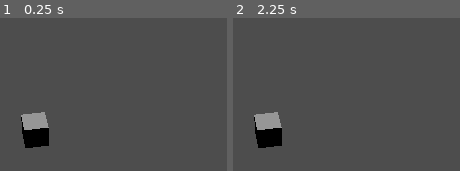
Above: before the commit, frames 1-2 (left to right).
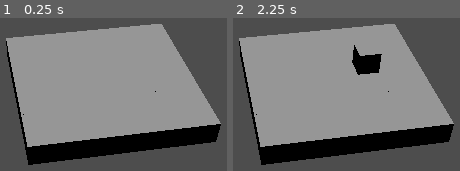
Above: after the commit, the same moments.

Repository: NoLivesRemaining/Sheep-Sling
Game: Godot game, scene res://Scenes/game.tscn
Same seed, same stepped clock (60 frames per second), same inputs: the game is played once before the commit and once after it.
Inputs (mouse positions are in pixels of both pictures, inside the frame that each line leads up to):
- Up to frame 1 (0.25 s): no input
- Up to frame 2 (2.25 s): tap Enter at 0.5, 2 s; move the mouse to (outside the picture) at 0.52 s; click (outside the picture) at 0.67 s; tap Space at 1.25 s; move the mouse to (outside the picture) at 1.27 s; click (outside the picture) at 1.42 s; move the mouse to (371, 66) at 2.02 s; click (371, 66) at 2.17 s

The runs differ from the first frame. In frame 1, 64% of the frame differs, in the area x 2-98%, y 3-97%; in frame 2, 64%.

Commit message:
Added basic randomised navigation for sheep

Diff:
--- a/Bouncy World/Scenes/game.tscn
+++ b/Bouncy World/Scenes/game.tscn
@@ -1,6 +1,12 @@
-[gd_scene load_steps=2 format=3 uid="uid://bo3ye33dg27kd"]
+[gd_scene load_steps=3 format=3 uid="uid://bo3ye33dg27kd"]
 
 [ext_resource type="PackedScene" uid="uid://dtu0r5vfh2cgj" path="res://Scenes/tile.tscn" id="1_sn8an"]
+
+[sub_resource type="NavigationMesh" id="NavigationMesh_8kohq"]
+vertices = PackedVector3Array(-6, 0.7, 1, -6, 0.7, 8, 1, 0.7, 8, 1, 0.7, 1)
+polygons = [PackedInt32Array(3, 2, 0), PackedInt32Array(0, 2, 1)]
+cell_height = 0.1
+agent_max_climb = 0.1
 
 [node name="Game" type="Node3D"]
 
@@ -13,5 +19,197 @@
 
 [node name="Tiles" type="Node" parent="."]
 
-[node name="Tile" parent="Tiles" instance=ExtResource("1_sn8an")]
+[node name="NavigationRegion3D" type="NavigationRegion3D" parent="Tiles"]
+navigation_mesh = SubResource("NavigationMesh_8kohq")
+
+[node name="Tile" parent="Tiles/NavigationRegion3D" instance=ExtResource("1_sn8an")]
 transform = Transform3D(1, 0, 0, 0, 1, 0, 0, 0, 1, 0, 0, 8)
+
+[node name="Tile2" parent="Tiles/NavigationRegion3D" instance=ExtResource("1_sn8an")]
+transform = Transform3D(1, 0, 0, 0, 1, 0, 0, 0, 1, 0, 0, 7)
+
+[node name="Tile3" parent="Tiles/NavigationRegion3D" instance=ExtResource("1_sn8an")]
+transform = Transform3D(1, 0, 0, 0, 1, 0, 0, 0, 1, 1, 0, 8)
+
+[node name="Tile4" parent="Tiles/NavigationRegion3D" instance=ExtResource("1_sn8an")]
+transform = Transform3D(1, 0, 0, 0, 1, 0, 0, 0, 1, 1, 0, 7)
+
+[node name="Tile5" parent="Tiles/NavigationRegion3D" instance=ExtResource("1_sn8an")]
+transform = Transform3D(1, 0, 0, 0, 1, 0, 0, 0, 1, 0, 0, 6)
+
+[node name="Tile6" parent="Tiles/NavigationRegion3D" instance=ExtResource("1_sn8an")]
+transform = Transform3D(1, 0, 0, 0, 1, 0, 0, 0, 1, 0, 0, 5)
+
+[node name="Tile7" parent="Tiles/NavigationRegion3D" instance=ExtResource("1_sn8an")]
+transform = Transform3D(1, 0, 0, 0, 1, 0, 0, 0, 1, 1, 0, 6)
+
+[node name="Tile8" parent="Tiles/NavigationRegion3D" instance=ExtResource("1_sn8an")]
+transform = Transform3D(1, 0, 0, 0, 1, 0, 0, 0, 1, 1, 0, 5)
+
+[node name="Tile9" parent="Tiles/NavigationRegion3D" instance=ExtResource("1_sn8an")]
+transform = Transform3D(1, 0, 0, 0, 1, 0, 0, 0, 1, -2, 0, 8)
+
+[node name="Tile10" parent="Tiles/NavigationRegion3D" instance=ExtResource("1_sn8an")]
+transform = Transform3D(1, 0, 0, 0, 1, 0, 0, 0, 1, -2, 0, 7)
+
+[node name="Tile11" parent="Tiles/NavigationRegion3D" instance=ExtResource("1_sn8an")]
+transform = Transform3D(1, 0, 0, 0, 1, 0, 0, 0, 1, -1, 0, 8)
+
+[node name="Tile12" parent="Tiles/NavigationRegion3D" instance=ExtResource("1_sn8an")]
+transform = Transform3D(1, 0, 0, 0, 1, 0, 0, 0, 1, -1, 0, 7)
+
+[node name="Tile13" parent="Tiles/NavigationRegion3D" instance=ExtResource("1_sn8an")]
+transform = Transform3D(1, 0, 0, 0, 1, 0, 0, 0, 1, -2, 0, 6)
+
+[node name="Tile14" parent="Tiles/NavigationRegion3D" instance=ExtResource("1_sn8an")]
+transform = Transform3D(1, 0, 0, 0, 1, 0, 0, 0, 1, -2, 0, 5)
+
+[node name="Tile15" parent="Tiles/NavigationRegion3D" instance=ExtResource("1_sn8an")]
+transform = Transform3D(1, 0, 0, 0, 1, 0, 0, 0, 1, -1, 0, 6)
+
+[node name="Tile16" parent="Tiles/NavigationRegion3D" instance=ExtResource("1_sn8an")]
+transform = Transform3D(1, 0, 0, 0, 1, 0, 0, 0, 1, -1, 0, 5)
+
+[node name="Tile17" parent="Tiles/NavigationRegion3D" instance=ExtResource("1_sn8an")]
+transform = Transform3D(1, 0, 0, 0, 1, 0, 0, 0, 1, 0, 0, 4)
+
+[node name="Tile18" parent="Tiles/NavigationRegion3D" instance=ExtResource("1_sn8an")]
+transform = Transform3D(1, 0, 0, 0, 1, 0, 0, 0, 1, 0, 0, 3)
+
+[node name="Tile19" parent="Tiles/NavigationRegion3D" instance=ExtResource("1_sn8an")]
+transform = Transform3D(1, 0, 0, 0, 1, 0, 0, 0, 1, 1, 0, 4)
+
+[node name="Tile20" parent="Tiles/NavigationRegion3D" instance=ExtResource("1_sn8an")]
+transform = Transform3D(1, 0, 0, 0, 1, 0, 0, 0, 1, 1, 0, 3)
+
+[node name="Tile21" parent="Tiles/NavigationRegion3D" instance=ExtResource("1_sn8an")]
+transform = Transform3D(1, 0, 0, 0, 1, 0, 0, 0, 1, 0, 0, 2)
+
+[node name="Tile22" parent="Tiles/NavigationRegion3D" instance=ExtResource("1_sn8an")]
+transform = Transform3D(1, 0, 0, 0, 1, 0, 0, 0, 1, 0, 0, 1)
+
+[node name="Tile23" parent="Tiles/NavigationRegion3D" instance=ExtResource("1_sn8an")]
+transform = Transform3D(1, 0, 0, 0, 1, 0, 0, 0, 1, 1, 0, 2)
+
+[node name="Tile24" parent="Tiles/NavigationRegion3D" instance=ExtResource("1_sn8an")]
+transform = Transform3D(1, 0, 0, 0, 1, 0, 0, 0, 1, 1, 0, 1)
+
+[node name="Tile25" parent="Tiles/NavigationRegion3D" instance=ExtResource("1_sn8an")]
+transform = Transform3D(1, 0, 0, 0, 1, 0, 0, 0, 1, -2, 0, 4)
+
+[node name="Tile26" parent="Tiles/NavigationRegion3D" instance=ExtResource("1_sn8an")]
+transform = Transform3D(1, 0, 0, 0, 1, 0, 0, 0, 1, -2, 0, 3)
+
+[node name="Tile27" parent="Tiles/NavigationRegion3D" instance=ExtResource("1_sn8an")]
+transform = Transform3D(1, 0, 0, 0, 1, 0, 0, 0, 1, -1, 0, 4)
+
+[node name="Tile28" parent="Tiles/NavigationRegion3D" instance=ExtResource("1_sn8an")]
+transform = Transform3D(1, 0, 0, 0, 1, 0, 0, 0, 1, -1, 0, 3)
+
+[node name="Tile29" parent="Tiles/NavigationRegion3D" instance=ExtResource("1_sn8an")]
+transform = Transform3D(1, 0, 0, 0, 1, 0, 0, 0, 1, -2, 0, 2)
+
+[node name="Tile30" parent="Tiles/NavigationRegion3D" instance=ExtResource("1_sn8an")]
+transform = Transform3D(1, 0, 0, 0, 1, 0, 0, 0, 1, -2, 0, 1)
+
+[node name="Tile31" parent="Tiles/NavigationRegion3D" instance=ExtResource("1_sn8an")]
+transform = Transform3D(1, 0, 0, 0, 1, 0, 0, 0, 1, -1, 0, 2)
+
+[node name="Tile32" parent="Tiles/NavigationRegion3D" instance=ExtResource("1_sn8an")]
+transform = Transform3D(1, 0, 0, 0, 1, 0, 0, 0, 1, -1, 0, 1)
+
+[node name="Tile33" parent="Tiles/NavigationRegion3D" instance=ExtResource("1_sn8an")]
+transform = Transform3D(1, 0, 0, 0, 1, 0, 0, 0, 1, -4, 0, 8)
+
+[node name="Tile34" parent="Tiles/NavigationRegion3D" instance=ExtResource("1_sn8an")]
+transform = Transform3D(1, 0, 0, 0, 1, 0, 0, 0, 1, -4, 0, 7)
+
+[node name="Tile35" parent="Tiles/NavigationRegion3D" instance=ExtResource("1_sn8an")]
+transform = Transform3D(1, 0, 0, 0, 1, 0, 0, 0, 1, -3, 0, 8)
+
+[node name="Tile36" parent="Tiles/NavigationRegion3D" instance=ExtResource("1_sn8an")]
+transform = Transform3D(1, 0, 0, 0, 1, 0, 0, 0, 1, -3, 0, 7)
+
+[node name="Tile37" parent="Tiles/NavigationRegion3D" instance=ExtResource("1_sn8an")]
+transform = Transform3D(1, 0, 0, 0, 1, 0, 0, 0, 1, -4, 0, 6)
+
+[node name="Tile38" parent="Tiles/NavigationRegion3D" instance=ExtResource("1_sn8an")]
+transform = Transform3D(1, 0, 0, 0, 1, 0, 0, 0, 1, -4, 0, 5)
+
+[node name="Tile39" parent="Tiles/NavigationRegion3D" instance=ExtResource("1_sn8an")]
+transform = Transform3D(1, 0, 0, 0, 1, 0, 0, 0, 1, -3, 0, 6)
+
+[node name="Tile40" parent="Tiles/NavigationRegion3D" instance=ExtResource("1_sn8an")]
+transform = Transform3D(1, 0, 0, 0, 1, 0, 0, 0, 1, -3, 0, 5)
+
+[node name="Tile41" parent="Tiles/NavigationRegion3D" instance=ExtResource("1_sn8an")]
+transform = Transform3D(1, 0, 0, 0, 1, 0, 0, 0, 1, -6, 0, 8)
+
+[node name="Tile42" parent="Tiles/NavigationRegion3D" instance=ExtResource("1_sn8an")]
+transform = Transform3D(1, 0, 0, 0, 1, 0, 0, 0, 1, -6, 0, 7)
+
+[node name="Tile43" parent="Tiles/NavigationRegion3D" instance=ExtResource("1_sn8an")]
+transform = Transform3D(1, 0, 0, 0, 1, 0, 0, 0, 1, -5, 0, 8)
+
+[node name="Tile44" parent="Tiles/NavigationRegion3D" instance=ExtResource("1_sn8an")]
+transform = Transform3D(1, 0, 0, 0, 1, 0, 0, 0, 1, -5, 0, 7)
+
+[node name="Tile45" parent="Tiles/NavigationRegion3D" instance=ExtResource("1_sn8an")]
+transform = Transform3D(1, 0, 0, 0, 1, 0, 0, 0, 1, -6, 0, 6)
+
+[node name="Tile46" parent="Tiles/NavigationRegion3D" instance=ExtResource("1_sn8an")]
+transform = Transform3D(1, 0, 0, 0, 1, 0, 0, 0, 1, -6, 0, 5)
+
+[node name="Tile47" parent="Tiles/NavigationRegion3D" instance=ExtResource("1_sn8an")]
+transform = Transform3D(1, 0, 0, 0, 1, 0, 0, 0, 1, -5, 0, 6)
+
+[node name="Tile48" parent="Tiles/NavigationRegion3D" instance=ExtResource("1_sn8an")]
+transform = Transform3D(1, 0, 0, 0, 1, 0, 0, 0, 1, -5, 0, 5)
+
+[node name="Tile49" parent="Tiles/NavigationRegion3D" instance=ExtResource("1_sn8an")]
+transform = Transform3D(1, 0, 0, 0, 1, 0, 0, 0, 1, -4, 0, 4)
+
+[node name="Tile50" parent="Tiles/NavigationRegion3D" instance=ExtResource("1_sn8an")]
+transform = Transform3D(1, 0, 0, 0, 1, 0, 0, 0, 1, -4, 0, 3)
+
+[node name="Tile51" parent="Tiles/NavigationRegion3D" instance=ExtResource("1_sn8an")]
+transform = Transform3D(1, 0, 0, 0, 1, 0, 0, 0, 1, -3, 0, 4)
+
+[node name="Tile52" parent="Tiles/NavigationRegion3D" instance=ExtResource("1_sn8an")]
+transform = Transform3D(1, 0, 0, 0, 1, 0, 0, 0, 1, -3, 0, 3)
+
+[node name="Tile53" parent="Tiles/NavigationRegion3D" instance=ExtResource("1_sn8an")]
+transform = Transform3D(1, 0, 0, 0, 1, 0, 0, 0, 1, -4, 0, 2)
+
+[node name="Tile54" parent="Tiles/NavigationRegion3D" instance=ExtResource("1_sn8an")]
+transform = Transform3D(1, 0, 0, 0, 1, 0, 0, 0, 1, -4, 0, 1)
+
+[node name="Tile55" parent="Tiles/NavigationRegion3D" instance=ExtResource("1_sn8an")]
+transform = Transform3D(1, 0, 0, 0, 1, 0, 0, 0, 1, -3, 0, 2)
+
+[node name="Tile56" parent="Tiles/NavigationRegion3D" instance=ExtResource("1_sn8an")]
+transform = Transform3D(1, 0, 0, 0, 1, 0, 0, 0, 1, -3, 0, 1)
+
+[node name="Tile57" parent="Tiles/NavigationRegion3D" instance=ExtResource("1_sn8an")]
+transform = Transform3D(1, 0, 0, 0, 1, 0, 0, 0, 1, -6, 0, 4)
+
+[node name="Tile58" parent="Tiles/NavigationRegion3D" instance=ExtResource("1_sn8an")]
+transform = Transform3D(1, 0, 0, 0, 1, 0, 0, 0, 1, -6, 0, 3)
+
+[node name="Tile59" parent="Tiles/NavigationRegion3D" instance=ExtResource("1_sn8an")]
+transform = Transform3D(1, 0, 0, 0, 1, 0, 0, 0, 1, -5, 0, 4)
+
+[node name="Tile60" parent="Tiles/NavigationRegion3D" instance=ExtResource("1_sn8an")]
+transform = Transform3D(1, 0, 0, 0, 1, 0, 0, 0, 1, -5, 0, 3)
+
+[node name="Tile61" parent="Tiles/NavigationRegion3D" instance=ExtResource("1_sn8an")]
+transform = Transform3D(1, 0, 0, 0, 1, 0, 0, 0, 1, -6, 0, 2)
+
+[node name="Tile62" parent="Tiles/NavigationRegion3D" instance=ExtResource("1_sn8an")]
+transform = Transform3D(1, 0, 0, 0, 1, 0, 0, 0, 1, -6, 0, 1)
+
+[node name="Tile63" parent="Tiles/NavigationRegion3D" instance=ExtResource("1_sn8an")]
+transform = Transform3D(1, 0, 0, 0, 1, 0, 0, 0, 1, -5, 0, 2)
+
+[node name="Tile64" parent="Tiles/NavigationRegion3D" instance=ExtResource("1_sn8an")]
+transform = Transform3D(1, 0, 0, 0, 1, 0, 0, 0, 1, -5, 0, 1)
--- a/Bouncy World/Scenes/sheep.tscn
+++ b/Bouncy World/Scenes/sheep.tscn
@@ -1,15 +1,25 @@
-[gd_scene load_steps=3 format=3 uid="uid://bd61do5fi5nl5"]
+[gd_scene load_steps=5 format=3 uid="uid://bd61do5fi5nl5"]
 
 [ext_resource type="Script" path="res://Scenes/sheepMovement.gd" id="1_gm2r2"]
 
-[sub_resource type="SphereShape3D" id="SphereShape3D_vkmqv"]
+[sub_resource type="StandardMaterial3D" id="StandardMaterial3D_vxaql"]
+albedo_color = Color(0.301961, 1, 1, 1)
 
-[node name="Sheep" type="Node3D"]
+[sub_resource type="CapsuleMesh" id="CapsuleMesh_rkh5m"]
+material = SubResource("StandardMaterial3D_vxaql")
+height = 1.1
+
+[sub_resource type="CapsuleShape3D" id="CapsuleShape3D_b81wx"]
+height = 1.1
+
+[node name="Sheep" type="CharacterBody3D" groups=["Sheep"]]
 script = ExtResource("1_gm2r2")
 
-[node name="CSGSphere3D" type="CSGSphere3D" parent="."]
+[node name="NavigationAgent3D" type="NavigationAgent3D" parent="."]
+path_height_offset = 0.1
 
-[node name="RigidBody3D" type="RigidBody3D" parent="CSGSphere3D"]
+[node name="MeshInstance3D" type="MeshInstance3D" parent="."]
+mesh = SubResource("CapsuleMesh_rkh5m")
 
-[node name="CollisionShape3D" type="CollisionShape3D" parent="CSGSphere3D/RigidBody3D"]
-shape = SubResource("SphereShape3D_vkmqv")
+[node name="CollisionShape3D" type="CollisionShape3D" parent="."]
+shape = SubResource("CapsuleShape3D_b81wx")
--- a/Bouncy World/Scenes/sheepMovement.gd
+++ b/Bouncy World/Scenes/sheepMovement.gd
@@ -1,11 +1,38 @@
-extends Node3D
+extends CharacterBody3D
 
+const speed = 3
 
-# Called when the node enters the scene tree for the first time.
-func _ready():
-	pass # Replace with function body.
+@onready var nav_Agent = $NavigationAgent3D
 
+func _physics_process(delta):
+	var current_location = global_transform.origin
+	var next_location = nav_Agent.get_next_location()
+	var new_velocity = (next_location - current_location).normalized() * speed
 
-# Called every frame. 'delta' is the elapsed time since the previous frame.
-func _process(delta):
-	pass
+	nav_Agent.set_velocity(new_velocity)
+
+func _on_navigation_agent_3d_velocity_computed(safe_velocity):
+	velocity = velocity.move_toward(safe_velocity, .25)
+	move_and_slide()
+
+func get_random_pos_in_sphere(radius : float) -> Vector3:
+	var x1 = randf_range (-1, 1)
+	var x2 = randf_range (-1, 1)
+
+	while x1*x1 + x2*x2 >= 1:
+		x1 = randf_range (-1, 1)
+		x2 = randf_range (-1, 1)
+
+	var random_pos_on_unit_sphere = Vector3 (
+		2 * x1 * sqrt(1 - x1*x1 - x2*x2),
+		2 * x2 * sqrt(1 - x1*x1 - x2*x2),
+		1 - 2 * (x1*x1 + x2*x2))
+
+	return random_pos_on_unit_sphere * randf_range(0, radius)
+
+func update_target_location(target_location):
+	nav_Agent.set_targer_location(target_location)
+
+func _on_navigation_agent_3d_target_reached():
+	await get_tree().create_timer(5).timeout
+	update_target_location(get_random_pos_in_sphere(5))
--- a/Bouncy World/project.godot
+++ b/Bouncy World/project.godot
@@ -1,3 +1,11 @@
+; Engine configuration file.
+; It's best edited using the editor UI and not directly,
+; since the parameters that go here are not all obvious.
+;
+; Format:
+;   [section] ; section goes between []
+;   param=value ; assign values to parameters
+
 config_version=5
 
 [application]
